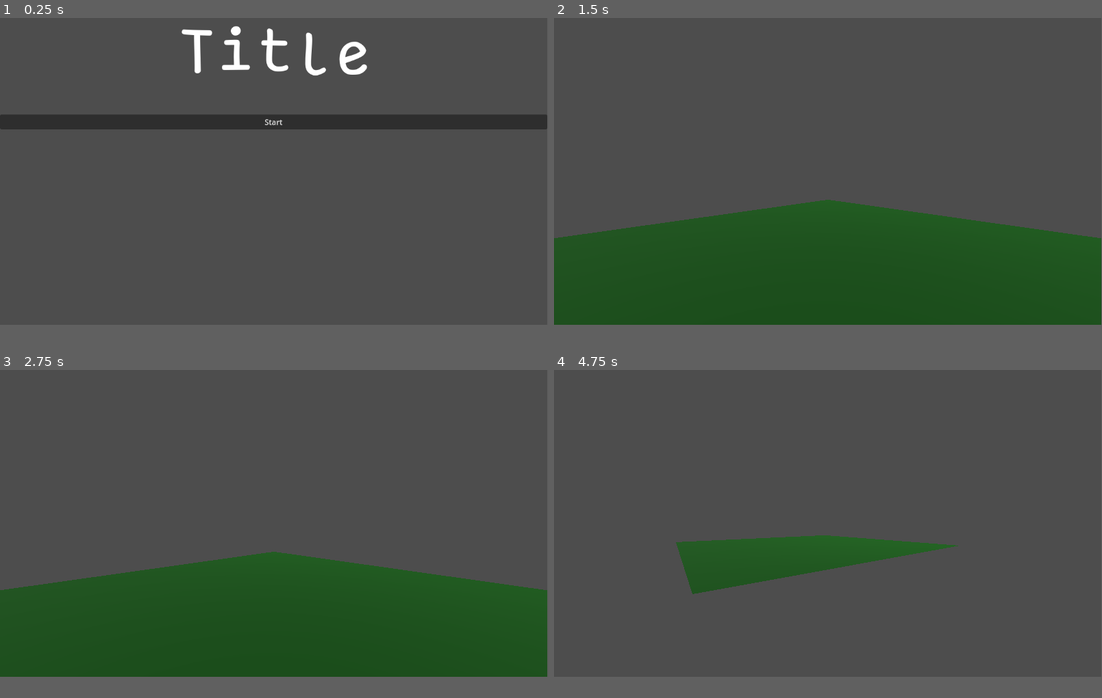
Above: before the commit, frames 1-4 (two rows, left to right).
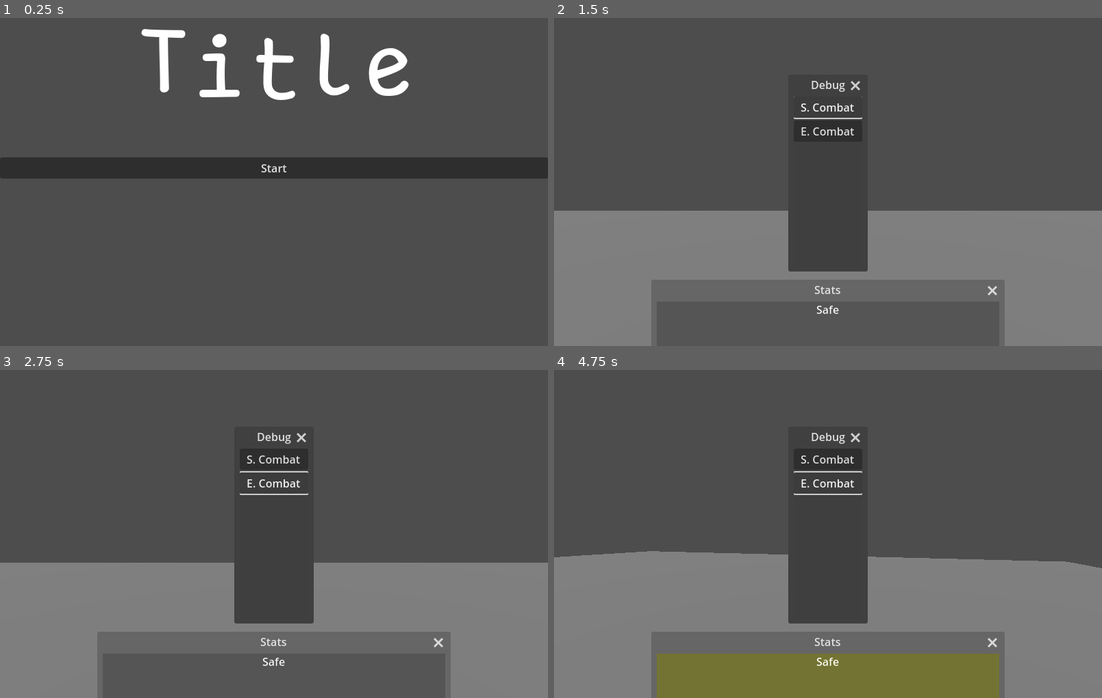
Above: after the commit, the same moments.

Repository: SammmyJr/nietzsche
Game: Godot game, scene res://Scenes/Title/title_screen.tscn
The game is run twice, just before and just after one commit, with the same random seed, the same clock (stepped at 60 frames per second) and the same inputs. The engine's default icon, where the game draws it, is replaced by a stand-in: a white triangle on a blue panel in a dark square.
Inputs (mouse positions are in pixels of both pictures, inside the frame that each line leads up to):
- Up to frame 1 (0.25 s): no input
- Up to frame 2 (1.5 s): click "Start" at 0.5 s; click (828, 100) at 1.25 s, where only the run after the commit has a clickable "S. Combat"
- Up to frame 3 (2.75 s): click (274, 474) at 2 s, where only the run after the commit has a clickable "E. Combat"
- Up to frame 4 (4.75 s): tap Enter at 2.75 s; hold D (move_right) 2.78-3.53 s; hold Q (look_left) 2.78-3.53 s; tap E (look_right) at 3.05, 3.6, 4.55 s; hold S (move_backward) 3.53-4.28 s; tap Q (look_left) at 3.8 s; hold D (move_right) from 4.28 s (still down); hold Q (look_left) from 4.28 s (still down)
In our replay, the window is 799x449 before the commit and 800x480 after it. These sizes can differ from the game's own. Grey fills any space a smaller window leaves; there, only what the larger window draws over its background counts as a difference.

The runs differ from the first frame. In frame 1, 14% of the frame differs, in the area x 0-100%, y 2-49%; in frame 2, 39%; in frame 3, 39%; in frame 4, 40%, in the area x 0-100%, y 0-100%.

Commit message:
Added some stuff

Diff:
--- /dev/null
+++ b/Classes/ExtendedWindow.gd
@@ -0,0 +1,10 @@
+class_name ExtendedWindow
+extends Window
+
+@export var startPositionOffset: Vector2i = Vector2i.ZERO
+@onready var stateManger: StateManager = get_node("/root/Explorer/State Manager")
+@onready var encounterManger: EncounterManager = get_node("/root/Explorer/Encounter Manager")
+
+
+func _ready():
+	get_window().position += startPositionOffset
--- /dev/null
+++ b/Classes/manager.gd
@@ -0,0 +1,6 @@
+class_name Manager
+extends Node
+
+@onready var player: Player = get_node("/root/Explorer/Player")
+@onready var stateManager: StateManager = get_node("/root/Explorer/State Manager")
+@onready var enounterManager: EncounterManager = get_node("/root/Explorer/Encounter Manager")
--- /dev/null
+++ b/Daemons/Raw/daemon.gd
@@ -0,0 +1,6 @@
+class_name Daemon
+extends Resource
+
+@export var name: String = "New Daemon"
+@export var maxHP: int = 10
+@export var maxSP: int = 5
--- /dev/null
+++ b/Daemons/Testy.tres
@@ -0,0 +1,8 @@
+[gd_resource type="Resource" script_class="Daemon" load_steps=2 format=3 uid="uid://vrd7l4ul4f60"]
+
+[ext_resource type="Script" uid="uid://bjwa41iarf84g" path="res://Daemons/Raw/daemon.gd" id="1_ewb3o"]
+
+[resource]
+script = ExtResource("1_ewb3o")
+name = "Testy"
+metadata/_custom_type_script = "uid://bjwa41iarf84g"
--- /dev/null
+++ b/Player/Raw/player_stats.gd
@@ -0,0 +1,5 @@
+class_name PlayerStats
+extends Resource
+
+@export var username: String = "User"
+@export var stock: Array[Daemon] = []
--- a/Scenes/Explorer/Player.gd
+++ b/Scenes/Explorer/Player.gd
@@ -1,57 +1,69 @@
+class_name Player
 extends CharacterBody3D
 
-# How fast the player moves in meters per second.
-@export var speed = 14
+signal stepTaken
 
-# How fast the player can look around left and right
-@export var lookSpeed = 1
-
-# The downward acceleration when in the air, in meters per second squared.
+@export var lookSpeed: float = 7.5
 @export var fall_acceleration = 75
 
-var target_velocity = Vector3.ZERO
-var target_rotation = Vector3.ZERO
+@onready var moveTween = null
+@export var moveSpeed = 0.15
+@export var moveDistance = 5.0
+
+var targetPosition: Vector3
+
+@onready var turnTween = create_tween()
+var targetRotation = Quaternion()
+var newRotation = Quaternion()
+
+@onready var stateManager: StateManager = get_node("/root/Explorer/State Manager")
+
+func _ready():
+	targetPosition = global_transform.origin
 
 func _physics_process(delta):
-	# We create a local variable to store the input direction.
-	var direction = Vector3.ZERO
-	var lookDirection = Vector3.ZERO
+	var inputDirection = Vector3.ZERO
 
-	# We check for each move input and update the direction accordingly.
-	if Input.is_action_pressed("move_right"):
-		direction.x += 1
-	if Input.is_action_pressed("move_left"):
-		direction.x -= 1
-	if Input.is_action_pressed("move_backward"):
-		# Notice how we are working with the vector's x and z axes.
-		# In 3D, the XZ plane is the ground plane.
-		direction.z += 1
-	if Input.is_action_pressed("move_forward"):
-		direction.z -= 1
+	if Input.is_action_just_pressed("move_right"):
+		inputDirection += Vector3.RIGHT
+	if Input.is_action_just_pressed("move_left"):
+		inputDirection -= Vector3.RIGHT
+	if Input.is_action_just_pressed("move_backward"):
+		inputDirection -= Vector3.FORWARD
+	if Input.is_action_just_pressed("move_forward"):
+		inputDirection += Vector3.FORWARD
 
-	if direction != Vector3.ZERO:
-		direction = direction.normalized()
+	# Only step if there's input & not in combat
+	if inputDirection != Vector3.ZERO and stateManager.currentState == 0:
+		# Rotate input to local
+		inputDirection = global_transform.basis * inputDirection
+		inputDirection.y = 0
+		inputDirection = inputDirection.normalized() * moveDistance
 
-	# Ground Velocity
-	# Needs to be converted from local space to global space, hmmmm...
-	# Maybe something like position.FORWARD might work
-	target_velocity.x = direction.x * speed
-	target_velocity.z = direction.z * speed
+		targetPosition += inputDirection
+		move_to_target()
 
-	# Vertical Velocity
-	if not is_on_floor(): # If in the air, fall towards the floor. Literally gravity
-		target_velocity.y = target_velocity.y - (fall_acceleration * delta)
+	# Snap-turn
+	if Input.is_action_just_pressed("look_left"):
+		rotate_smoothly(PI / 2)
 
-	# Turn the character around so they can look around
-	if Input.is_action_pressed("look_left"):
-		lookDirection.y += 0.1 * lookSpeed
+	if Input.is_action_just_pressed("look_right"):
+		rotate_smoothly(-PI / 2)
 
-	if Input.is_action_pressed("look_right"):
-		lookDirection.y -= 0.1 * lookSpeed
+	# Rotate only if not in combat
+	if stateManager.currentState == 0:
+		newRotation = newRotation.slerp(targetRotation, lookSpeed * delta)
+		global_transform.basis = Basis(targetRotation)
+		$Pivot.global_transform.basis = Basis(newRotation)
 
-	# Turn the character
-	rotation += lookDirection
+func move_to_target():
+	if moveTween and moveTween.is_valid():
+		moveTween.kill()
+	moveTween = create_tween()
+	moveTween.tween_property(self, "global_position", targetPosition, moveSpeed).set_trans(Tween.TRANS_SINE).set_ease(Tween.EASE_IN_OUT)
+	stepTaken.emit()
 
-	# Moving the Character
-	velocity = target_velocity
-	move_and_slide()
+func rotate_smoothly(angleDelta):
+	# Calculate new target by rotating current target by delta yaw
+	var yaw_quat = Quaternion(Vector3.UP, angleDelta)
+	targetRotation = yaw_quat * targetRotation
--- /dev/null
+++ b/Scenes/Explorer/debug.gd
@@ -0,0 +1,7 @@
+extends ExtendedWindow
+
+func _on_start_combat_pressed() -> void:
+	stateManger.startCombat()
+
+func _on_end_combat_pressed() -> void:
+	stateManger.endCombat()
--- /dev/null
+++ b/Scenes/Explorer/encounter.gd
@@ -0,0 +1,11 @@
+extends Node3D
+
+@onready var area: Area3D = $Area3D
+@onready var stateManager: StateManager = get_node("/root/Explorer/State Manager")
+
+func _ready():
+	area.body_entered.connect(_on_body_entered)
+
+func _on_body_entered(body: Node3D) -> void:
+	if body.name == "Player":
+		stateManager.startCombat()
--- /dev/null
+++ b/Scenes/Explorer/encounter_manager.gd
@@ -0,0 +1,25 @@
+class_name EncounterManager
+extends Manager
+
+signal encounterStageChanged
+
+@export var encounterRate: float = 0.5 # Chance for likelyhood of encounters to go up based on each step
+var currentEncounterStage = 1
+	# 0 ~ Safe
+	# 1 ~ Low
+	# 2 ~ Medium
+	# 3 ~ High
+
+func _ready():
+	#super()._ready()
+	player.stepTaken.connect(rollEncounter)
+
+func rollEncounter():
+	if currentEncounterStage > 0: #Check if encounters are allowed
+		if randf_range(0, 1.0) <= encounterRate:
+			if currentEncounterStage >= 3:
+				stateManager.startCombat()
+				currentEncounterStage = 1
+			else:
+				currentEncounterStage += 1
+				encounterStageChanged.emit()
--- a/Scenes/Explorer/explorer.tscn
+++ b/Scenes/Explorer/explorer.tscn
@@ -1,16 +1,29 @@
-[gd_scene load_steps=6 format=3 uid="uid://c668q201tisby"]
+[gd_scene load_steps=16 format=3 uid="uid://c668q201tisby"]
 
 [ext_resource type="Script" uid="uid://b0w6o4ysb7ad2" path="res://Scenes/Explorer/Player.gd" id="1_51r7l"]
+[ext_resource type="Texture2D" uid="uid://bpr16wwf71gwi" path="res://icon.svg" id="2_po3i8"]
+[ext_resource type="Script" uid="uid://gjqkrfqht1t6" path="res://Scenes/Explorer/encounter.gd" id="3_8e1qk"]
+[ext_resource type="Script" uid="uid://cg6m851p10kno" path="res://Scenes/Windows/Log/log.gd" id="4_58p05"]
+[ext_resource type="Script" uid="uid://d2jin52eoevpn" path="res://Scenes/Explorer/state_manager.gd" id="4_wx3vi"]
+[ext_resource type="Theme" uid="uid://c8xmvufel6w6v" path="res://Themes/main_theme.tres" id="5_4h55a"]
+[ext_resource type="Script" uid="uid://c6a8qsj62c5kx" path="res://Scenes/Windows/Stats/stats.gd" id="6_m2krx"]
+[ext_resource type="Script" uid="uid://gyut3frevbh3" path="res://Scenes/Explorer/debug.gd" id="7_dktlx"]
+[ext_resource type="Script" uid="uid://d0k1xvfg51s7q" path="res://Scenes/Explorer/encounter_manager.gd" id="8_udcdx"]
 
 [sub_resource type="WorldBoundaryShape3D" id="WorldBoundaryShape3D_w4rt7"]
 
 [sub_resource type="PlaneMesh" id="PlaneMesh_51r7l"]
-size = Vector2(20, 20)
-
-[sub_resource type="StandardMaterial3D" id="StandardMaterial3D_po3i8"]
-albedo_color = Color(0, 0.32549, 0, 1)
 
 [sub_resource type="CapsuleShape3D" id="CapsuleShape3D_8e1qk"]
+
+[sub_resource type="BoxShape3D" id="BoxShape3D_wx3vi"]
+size = Vector3(15, 5, 7)
+
+[sub_resource type="StyleBoxFlat" id="StyleBoxFlat_dktlx"]
+bg_color = Color(0.6, 0.6, 0.6, 0.407843)
+
+[sub_resource type="StyleBoxFlat" id="StyleBoxFlat_udcdx"]
+bg_color = Color(0.6, 0.6, 0.6, 0.407843)
 
 [node name="Explorer" type="Node3D"]
 
@@ -18,14 +31,13 @@
 
 [node name="WFB Collision" type="CollisionShape3D" parent="World Floor Boundary"]
 shape = SubResource("WorldBoundaryShape3D_w4rt7")
-
-[node name="WFB Mesh" type="MeshInstance3D" parent="World Floor Boundary/WFB Collision"]
+debug_color = Color(0.971531, 0, 0.447315, 0.42)
+
+[node name="MeshInstance3D" type="MeshInstance3D" parent="World Floor Boundary"]
+transform = Transform3D(20, 0.00221248, -0.0104737, -0.00220803, 20, 0.00847527, 0.0104746, -0.00847443, 20, 0, 0, 0)
 mesh = SubResource("PlaneMesh_51r7l")
-skeleton = NodePath("../../..")
-surface_material_override/0 = SubResource("StandardMaterial3D_po3i8")
 
 [node name="Player" type="CharacterBody3D" parent="."]
-transform = Transform3D(0.705909, 0, 0.708303, 0, 1, 0, -0.708303, 0, 0.705909, 0, 0, 0)
 script = ExtResource("1_51r7l")
 
 [node name="Player Shape" type="CollisionShape3D" parent="Player"]
@@ -36,8 +48,188 @@
 
 [node name="Camera" type="Camera3D" parent="Player/Pivot"]
 transform = Transform3D(1, 0, 0, 0, 1, 0, 0, 0, 1, 0, 2, 0)
+fov = 60.0
 
 [node name="World Elements" type="Node3D" parent="."]
 
 [node name="DirectionalLight3D" type="DirectionalLight3D" parent="World Elements"]
 transform = Transform3D(1, 0, 0, 0, 0.698128, 0.715973, 0, -0.715973, 0.698128, 0, -4.9273, 0)
+
+[node name="Encounter" type="Node3D" parent="."]
+transform = Transform3D(1, 0, 0, 0, 1, 0, 0, 0, 1, 0, 0, -16)
+script = ExtResource("3_8e1qk")
+
+[node name="Area3D" type="Area3D" parent="Encounter"]
+
+[node name="CollisionShape3D" type="CollisionShape3D" parent="Encounter/Area3D"]
+transform = Transform3D(1, 0, 0, 0, 1, 0, 0, 0, 1, 0, 2, -1)
+shape = SubResource("BoxShape3D_wx3vi")
+debug_color = Color(0.653152, 0.514318, 1.92523e-07, 0.42)
+
+[node name="Hardline Summon" type="Window" parent="."]
+transparent_bg = true
+title = "Hardline Summon"
+initial_position = 2
+size = Vector2i(400, 400)
+visible = false
+unresizable = true
+always_on_top = true
+transparent = true
+
+[node name="CanvasLayer" type="CanvasLayer" parent="Hardline Summon"]
+
+[node name="Control" type="Control" parent="Hardline Summon/CanvasLayer"]
+layout_mode = 3
+anchors_preset = 0
+offset_right = 40.0
+offset_bottom = 40.0
+
+[node name="Node2D" type="Node2D" parent="Hardline Summon/CanvasLayer"]
+
+[node name="Sprite2D" type="Sprite2D" parent="Hardline Summon/CanvasLayer/Node2D"]
+position = Vector2(200, 200)
+scale = Vector2(2.15625, 2)
+texture = ExtResource("2_po3i8")
+
+[node name="Log" type="Window" parent="."]
+auto_translate_mode = 1
+transparent_bg = true
+title = "Log"
+initial_position = 2
+size = Vector2i(350, 450)
+unresizable = true
+always_on_top = true
+transparent = true
+script = ExtResource("4_58p05")
+startPositionOffset = Vector2i(625, 0)
+
+[node name="CanvasLayer" type="CanvasLayer" parent="Log"]
+
+[node name="Control" type="Control" parent="Log/CanvasLayer"]
+layout_mode = 3
+anchors_preset = 15
+anchor_right = 1.0
+anchor_bottom = 1.0
+grow_horizontal = 2
+grow_vertical = 2
+
+[node name="Log Background" type="Panel" parent="Log/CanvasLayer/Control"]
+layout_mode = 1
+anchors_preset = 15
+anchor_right = 1.0
+anchor_bottom = 1.0
+grow_horizontal = 2
+grow_vertical = 2
+
+[node name="Log RichText" type="RichTextLabel" parent="Log/CanvasLayer/Control"]
+layout_mode = 1
+anchors_preset = 15
+anchor_right = 1.0
+anchor_bottom = 1.0
+grow_horizontal = 2
+grow_vertical = 2
+mouse_filter = 2
+theme = ExtResource("5_4h55a")
+bbcode_enabled = true
+scroll_following = true
+
+[node name="Stats" type="Window" parent="."]
+auto_translate_mode = 1
+transparent_bg = true
+title = "Stats"
+initial_position = 2
+size = Vector2i(500, 250)
+unresizable = true
+always_on_top = true
+transparent = true
+script = ExtResource("6_m2krx")
+startPositionOffset = Vector2i(0, 300)
+
+[node name="CanvasLayer" type="CanvasLayer" parent="Stats"]
+
+[node name="Control" type="Control" parent="Stats/CanvasLayer"]
+layout_mode = 3
+anchors_preset = 15
+anchor_right = 1.0
+anchor_bottom = 1.0
+grow_horizontal = 2
+grow_vertical = 2
+
+[node name="Status Background" type="Panel" parent="Stats/CanvasLayer/Control"]
+layout_mode = 1
+anchors_preset = 15
+anchor_right = 1.0
+anchor_bottom = 1.0
+grow_horizontal = 2
+grow_vertical = 2
+theme_override_styles/panel = SubResource("StyleBoxFlat_dktlx")
+
+[node name="Status Label" type="Label" parent="Stats/CanvasLayer/Control"]
+layout_mode = 1
+anchors_preset = 5
+anchor_left = 0.5
+anchor_right = 0.5
+offset_left = -20.0
+offset_right = 20.0
+offset_bottom = 23.0
+grow_horizontal = 2
+theme = ExtResource("5_4h55a")
+text = "Safe"
+horizontal_alignment = 1
+vertical_alignment = 1
+
+[node name="Debug" type="Window" parent="."]
+auto_translate_mode = 1
+transparent_bg = true
+title = "Debug"
+initial_position = 2
+size = Vector2i(100, 250)
+unresizable = true
+always_on_top = true
+transparent = true
+script = ExtResource("7_dktlx")
+
+[node name="CanvasLayer" type="CanvasLayer" parent="Debug"]
+
+[node name="Control" type="Control" parent="Debug/CanvasLayer"]
+layout_mode = 3
+anchors_preset = 15
+anchor_right = 1.0
+anchor_bottom = 1.0
+grow_horizontal = 2
+grow_vertical = 2
+
+[node name="Status Background" type="Panel" parent="Debug/CanvasLayer/Control"]
+layout_mode = 1
+anchors_preset = 15
+anchor_right = 1.0
+anchor_bottom = 1.0
+grow_horizontal = 2
+grow_vertical = 2
+theme_override_styles/panel = SubResource("StyleBoxFlat_udcdx")
+
+[node name="VBoxContainer" type="VBoxContainer" parent="Debug/CanvasLayer/Control"]
+layout_mode = 1
+anchors_preset = 15
+anchor_right = 1.0
+anchor_bottom = 1.0
+grow_horizontal = 2
+grow_vertical = 2
+
+[node name="Start Combat" type="Button" parent="Debug/CanvasLayer/Control/VBoxContainer"]
+layout_mode = 2
+text = "S. Combat"
+
+[node name="End Combat" type="Button" parent="Debug/CanvasLayer/Control/VBoxContainer"]
+layout_mode = 2
+text = "E. Combat"
+
+[node name="State Manager" type="Node" parent="."]
+script = ExtResource("4_wx3vi")
+
+[node name="Encounter Manager" type="Node" parent="."]
+script = ExtResource("8_udcdx")
+metadata/_custom_type_script = "uid://d2jin52eoevpn"
+
+[connection signal="pressed" from="Debug/CanvasLayer/Control/VBoxContainer/Start Combat" to="Debug" method="_on_start_combat_pressed"]
+[connection signal="pressed" from="Debug/CanvasLayer/Control/VBoxContainer/End Combat" to="Debug" method="_on_end_combat_pressed"]
--- /dev/null
+++ b/Scenes/Explorer/state_manager.gd
@@ -0,0 +1,20 @@
+class_name StateManager
+extends Manager
+
+enum GameState {
+	EXPLORE,
+	COMBAT
+}
+
+@export var currentState: GameState = GameState.EXPLORE
+
+@onready var logWindow: Log = get_node("/root/Explorer/Log")
+
+func startCombat():
+	logWindow.warning("Combat Started!")
+	currentState = GameState.COMBAT
+
+func endCombat():
+	logWindow.warning("Combat Ended!")
+
+	currentState = GameState.EXPLORE
--- /dev/null
+++ b/Scenes/Windows/Log/log.gd
@@ -0,0 +1,9 @@
+class_name Log
+extends ExtendedWindow
+
+@onready var richText: RichTextLabel = $"CanvasLayer/Control/Log RichText"
+
+func warning(text: String):
+	richText.push_bold()
+	richText.append_text("[color=red]%s[/color]\n" % [text])
+	richText.pop()
--- /dev/null
+++ b/Scenes/Windows/Stats/stats.gd
@@ -0,0 +1,20 @@
+extends ExtendedWindow
+
+@onready var background: Panel = $"CanvasLayer/Control/Status Background"
+@onready var stylebox = background.get("theme_override_styles/panel") as StyleBoxFlat
+
+var alpha = 0.5
+
+var encounterLevelColours = [
+	Color(Color.BLUE, alpha),
+	Color(Color.GREEN, alpha),
+	Color(Color.YELLOW, alpha),
+	Color(Color.RED, alpha),
+]
+
+func _ready():
+	super._ready()
+	encounterManger.encounterStageChanged.connect(updateEncounterInfo)
+
+func updateEncounterInfo():
+	stylebox.bg_color = Color(encounterLevelColours[encounterManger.currentEncounterStage])
--- a/project.godot
+++ b/project.godot
@@ -10,10 +10,18 @@
 
 [application]
 
-config/name="Ninth Protocol"
+config/name="Nietzsche"
 run/main_scene="uid://bqi5u46fb8k86"
 config/features=PackedStringArray("4.4", "Forward Plus")
 config/icon="res://icon.svg"
+
+[display]
+
+window/size/viewport_width=800
+window/size/viewport_height=480
+window/subwindows/embed_subwindows=false
+window/stretch/mode="viewport"
+window/per_pixel_transparency/allowed=true
 
 [input]
 
Not shown, added: Classes/ExtendedWindow.gd.uid
Not shown, added: Classes/manager.gd.uid
Not shown, added: Daemons/Raw/daemon.gd.uid
Not shown, added: Player/Raw/player_stats.gd.uid
Not shown, added: Scenes/Explorer/debug.gd.uid
Not shown, added: Scenes/Explorer/encounter.gd.uid
Not shown, added: Scenes/Explorer/encounter_manager.gd.uid
Not shown, added: Scenes/Explorer/state_manager.gd.uid
Binary file added: Scenes/Windows/Hardline Summon/Images/dialface-1.gif
Not shown, added: Scenes/Windows/Log/log.gd.uid
Not shown, added: Scenes/Windows/Stats/stats.gd.uid
